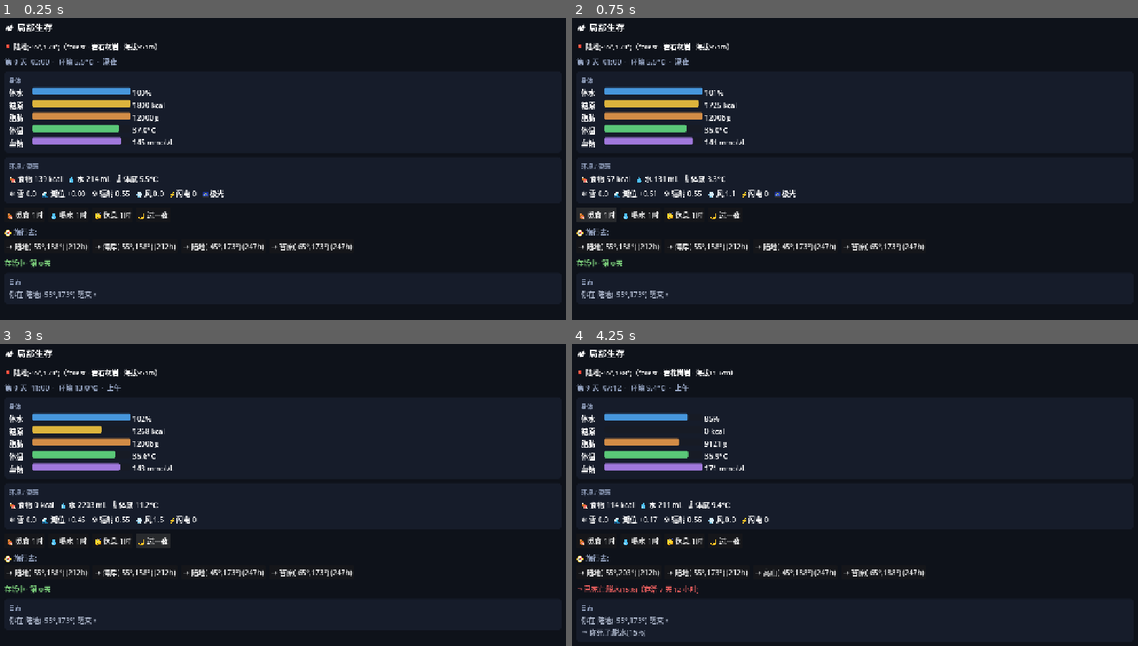
Above: before the commit, frames 1-4 (two rows, left to right).
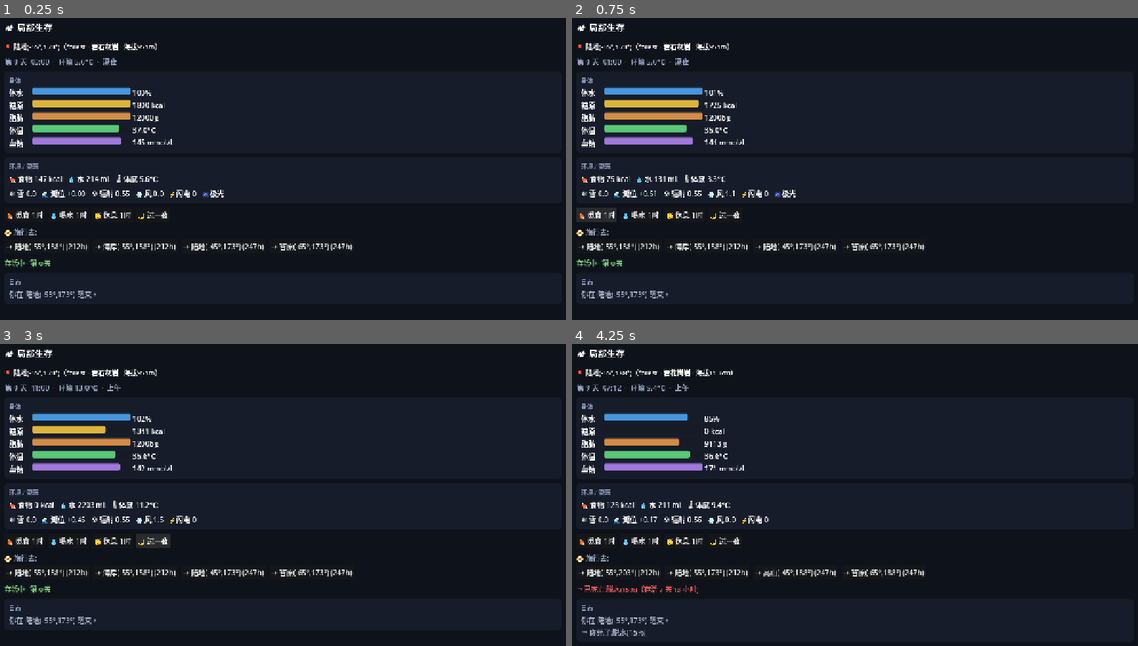
Above: after the commit, the same moments.

Repository: Mass404/survival-model
Game: Godot game, scene res://LocalMain.tscn
Same seed, same stepped clock (60 frames per second), same inputs: the game is played once before the commit and once after it. This scene is started directly instead of the project's main scene.
Inputs:
- Up to frame 1 (0.25 s): no input
- Up to frame 2 (0.75 s): click "🍖 觅食 1时" at 0.5 s
- Up to frame 3 (3 s): click "💧 喝水 1时" at 1.25 s; click "😴 休息 1时" at 2 s; click "🌙 过一夜" at 2.75 s
- Up to frame 4 (4.25 s): click "→ 陆地(-55°,188°) (212h)" at 3.5 s

The runs differ from the first frame. In frame 1, less than 0.1% of the frame differs, in the area x 6-27%, y 13-55%; in frame 2, less than 0.1%; in frame 3, less than 0.1%; in frame 4, less than 0.1%, in the area x 6-27%, y 32-83%.

Commit message:
feat: E5fix3 撬开第三层—分工回报注入rMulti基因梯度,多细胞从1-2格→成规模(Y50=13)
第三层根因(分工回报作用在gB、rMulti从基因梯度演化、两层脱节)的破解:
A层梯度反传前注入 _d[2] += DIVLAB*_divPotential(k),让GRN分化潜力直接正向拉
rMulti基因梯度、盖过multiCost负梯度; _divPotential门槛0.25→0.05破Allee冷启动。

效果(divdiagcheck 150年): rMulti大幅提前(Y25 0.07→0.93)、多细胞"永远1-2格"→Y50成规模13。
testsuite 35/35(守恒drift=0 / 确定性bit一致 / 食物网食肉峰91没崩 / rMulti 0.51→0.99增强涌现)。

仍卡第四层: latR多稳态没被放大(d停0.07、多细胞13后回落)——分工回报推了rMulti(多细胞)、
没推latR(GRN矩阵)朝多稳态。要真细胞分化需把回报接进latR演化(BPTT或选择性突变)。
DIVLAB=8 门槛0.05。

Co-Authored-By: Claude Opus 4.8 <noreply@anthropic.com>

Diff:
--- a/godot/sim/World.gd
+++ b/godot/sim/World.gd
@@ -89,6 +89,7 @@
 const N_LAT := 8                    # 潜在维度池上限(有效维度数由门控基因演化决定)
 const LAT_EFF := 0.04               # 潜在性状对生长弱耦合(小→不挠核心 35/35)
 const LAB := 1.5  # E5fix2 strong division-of-labor gain (signal-to-noise test)
+const DIVLAB := 8.0  # E5fix3 division reward into rMulti gene gradient
 const LAT_ETA := 3.0                # 潜在基因梯度学习率
 const GRN_T := 3                    # GRN1 发育迭代步数(性能/动力学权衡)
 const NLAT2 := N_LAT * N_LAT        # 调控矩阵元素数/格
@@ -786,6 +787,7 @@
 					neuroAdaptK * (muG * clampf((Sym[k] + predP) / 1.5, 0.0, 1.0) - neuroSelCost),
 					endoAdaptK * (muG * coldStress - endoSelCost),
 				]
+				_d[2] += DIVLAB * _divPotential(k)  # E5fix3: division potential -> rMulti gene gradient
 				for _g in GENE_K:
 					var _dg := 0.0
 					for _m in GENE_K: _dg += float(_d[_m]) * float(_P[_m]) * (1.0 - float(_P[_m])) * float(_devW[_m][_g])
@@ -1229,7 +1231,7 @@
 
 func _divPotential(k: int) -> float:
 	# E5fix2: division potential = |anti-init steady state - normal steady state(_latP)|; continuous from 0
-	if rMulti[k] < 0.25: return 0.0
+	if rMulti[k] < 0.05: return 0.0
 	var lb := k * N_LAT
 	var rb := k * NLAT2
 	var a := []
